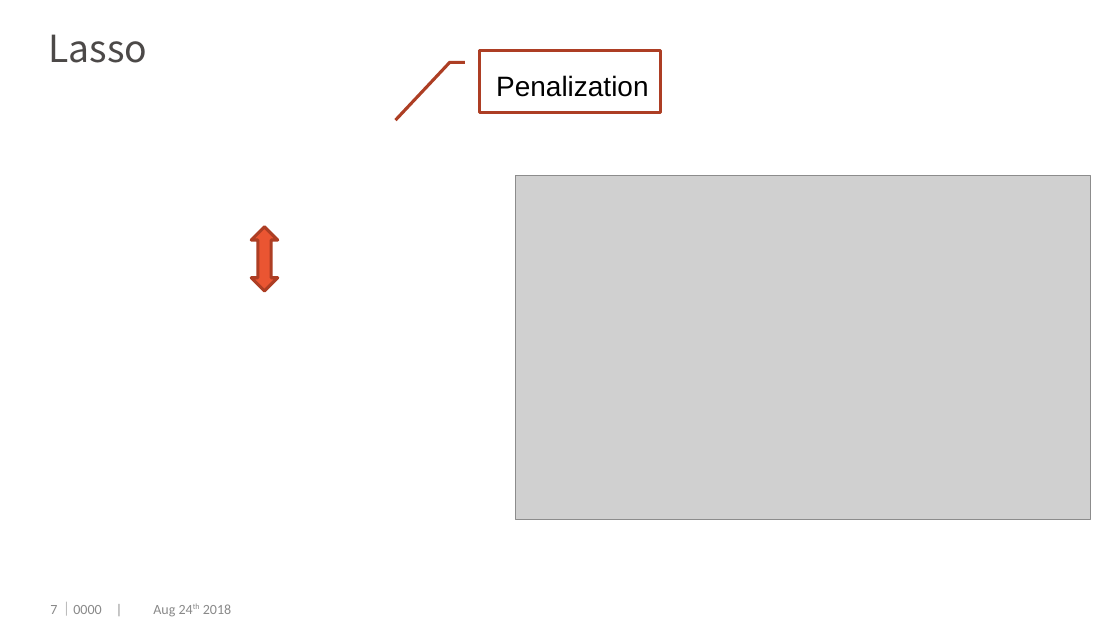
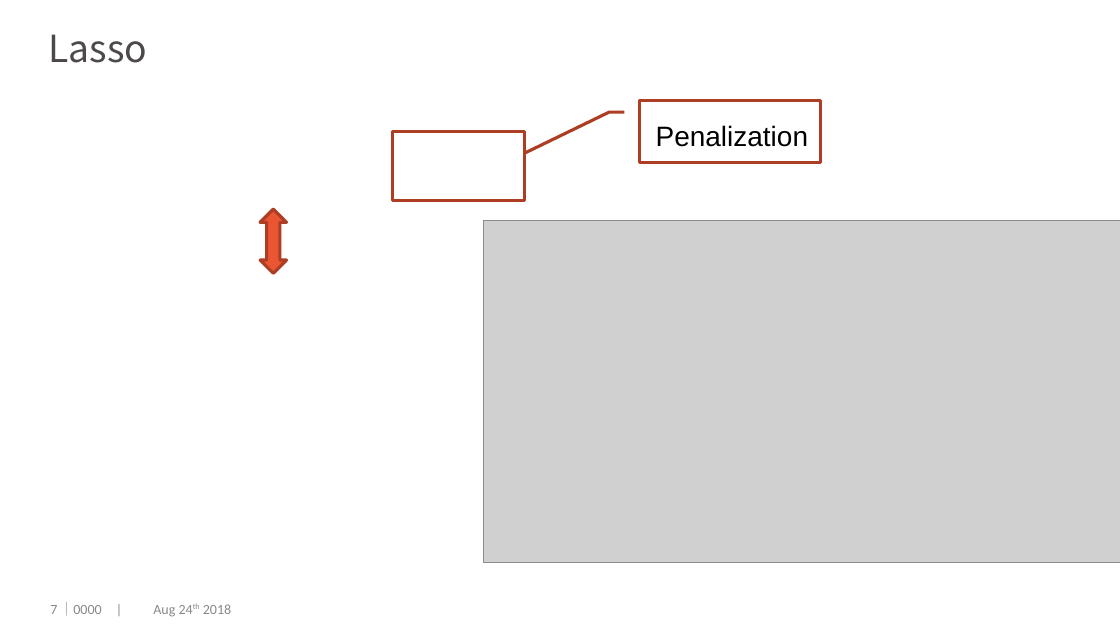
Before and after one commit to dengwx11/GroupLasso, a slide deck: slide 8 of manu & slides/Final.pptx. Drawn at 1120x630 pixels with LibreOffice and Linux fonts; fonts in the diff are those of the drawing; grey boxes stand for pictures; background and template pictures are left out. Boxes give left, top, right and bottom in pixels: in the first picture for what was removed or moved away, otherwise in the second. Text is boxed around its words. In the diff, an @@ line names an element or a change of style, - is before the commit and + after.

```diff
--- a/manu & slides/Final.pptx
+++ b/manu & slides/Final.pptx
@@ border callout: place and size @@
-border callout at [479,50,660,112]
+border callout at [640,101,820,162]
@@ border callout at [640,101,820,162]: proportions changed @@
@@ text "Penalization": place and size @@
-text "Penalization" at [496,75,648,97]
+text "Penalization" at [656,125,808,147]
@@ rectangle: place and size @@
-rectangle at [330,114,445,176]
+rectangle at [392,131,524,200]
@@ rectangle at [392,131,524,200]: fill #FFFFFF to none; outline none to #AD3F25 2 pt @@
@@ up down arrow: place and size @@
-up down arrow at [251,227,278,291]
+up down arrow at [260,209,287,273]
@@ picture: place and size @@
-picture at [516,175,1091,519]
+picture at [484,221,1120,563]
```
Also in this commit, not shown: 11 other slides changed, 2 slides added, 12 slides removed, 11 other files.
